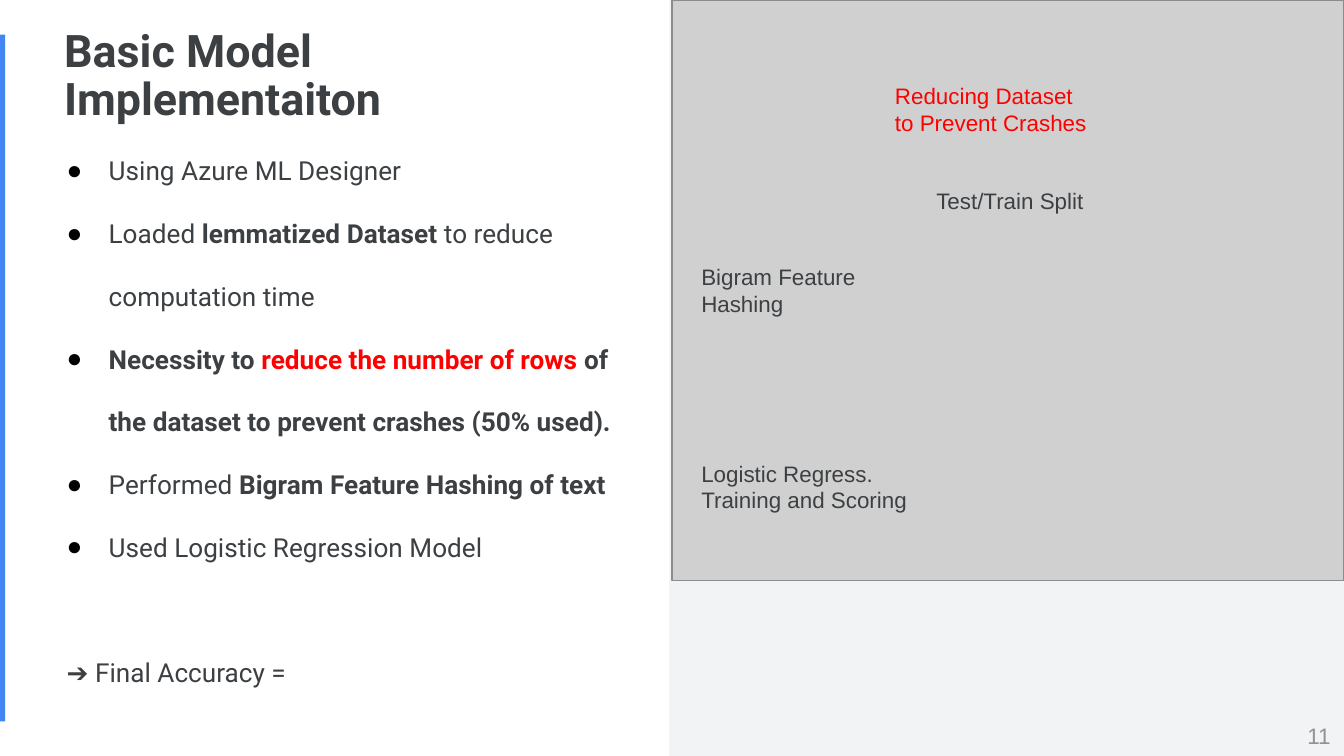
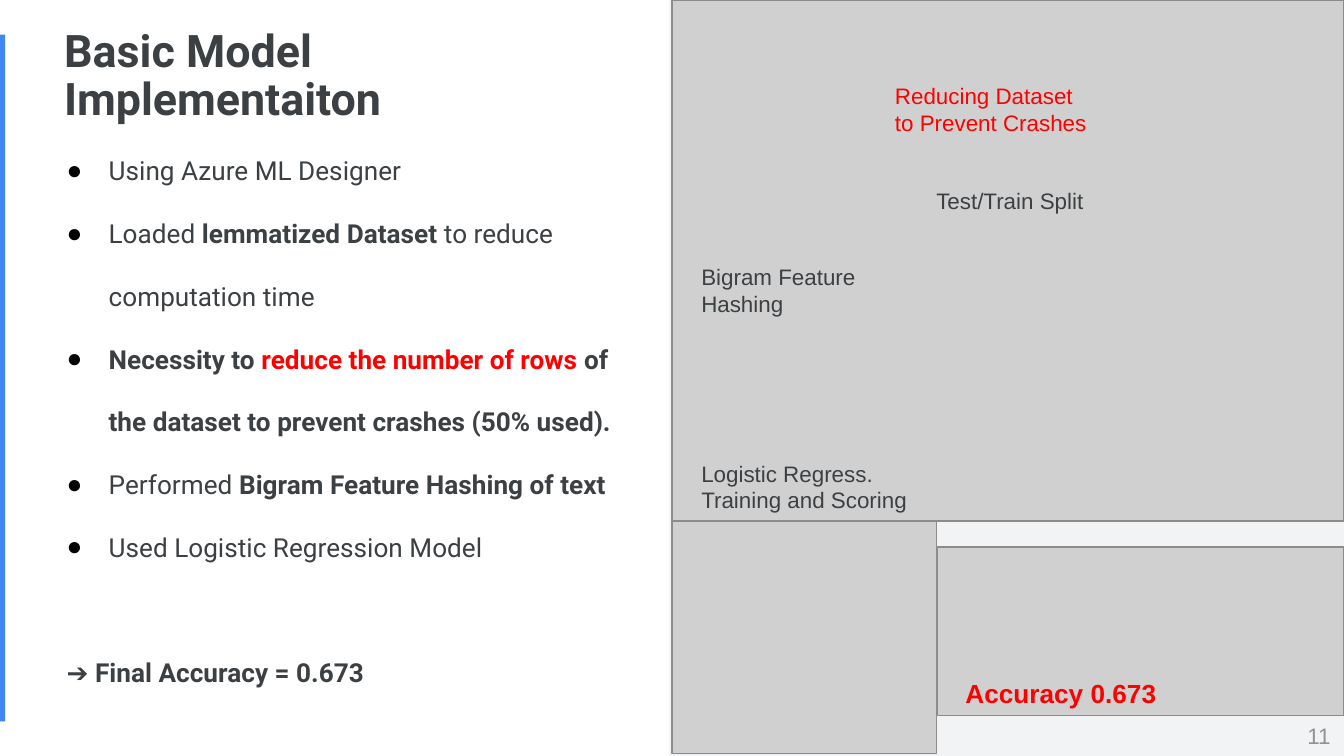
Before and after one commit to Faskill/Twitter-Sentiment-Analysis, a slide deck: slide 11 of P7_04_Presentation.pptx. Drawn at 1344x756 pixels with LibreOffice and Linux fonts; fonts in the diff are those of the drawing; grey boxes stand for pictures. Boxes give left, top, right and bottom in pixels: in the first picture for what was removed or moved away, otherwise in the second. Text is boxed around its words. In the diff, an @@ line names an element or a change of style, - is before the commit and + after.

```diff
--- a/P7_04_Presentation.pptx
+++ b/P7_04_Presentation.pptx
@@ picture: place and size @@
-picture at bbox=[672, 0, 1344, 581]
+picture at bbox=[672, 0, 1344, 521]
@@ picture added at bbox=[672, 521, 937, 754] @@
@@ picture added at bbox=[938, 547, 1344, 716] @@
@@ text at bbox=[95, 662, 364, 688]: text changed; bold on @@
-➔ Final Accuracy =
+➔ Final Accuracy = 0.673
@@ text added at bbox=[965, 684, 1156, 708], 14 pt, text #FF0000, bold @@
+Accuracy 0.673
```
Also in this commit, not shown: 2 other slides changed, 7 other files.
